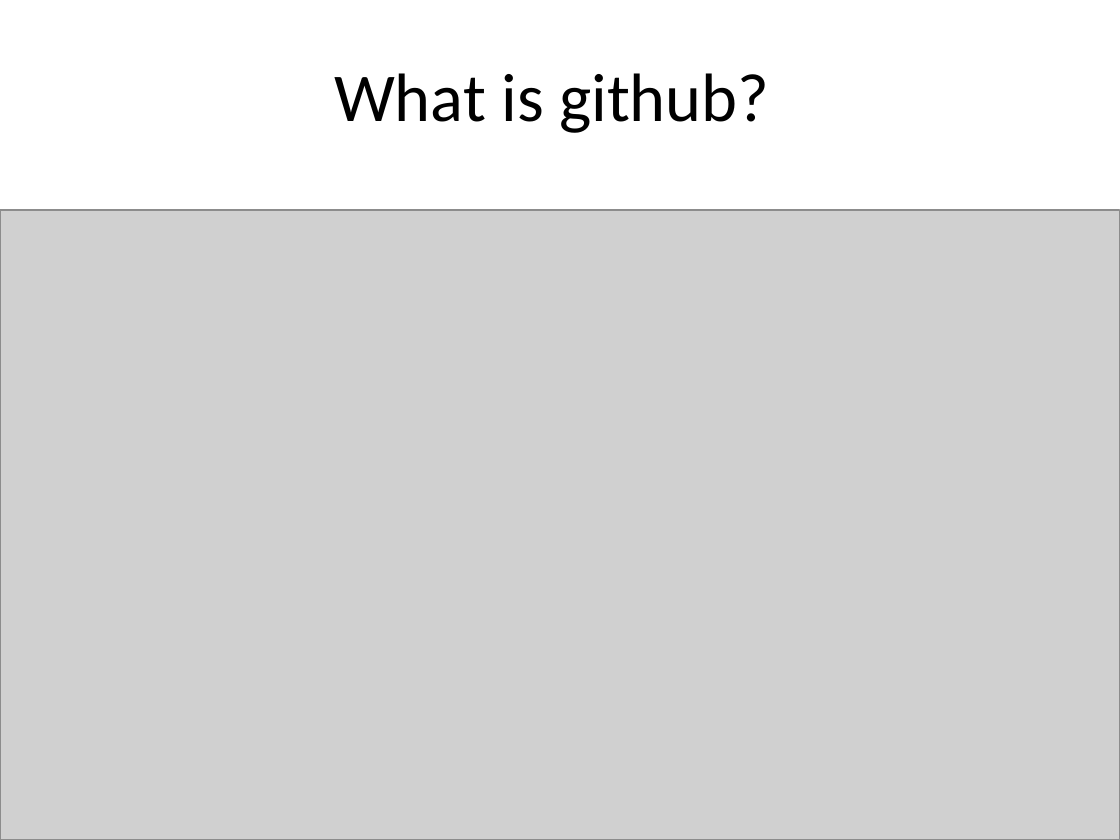
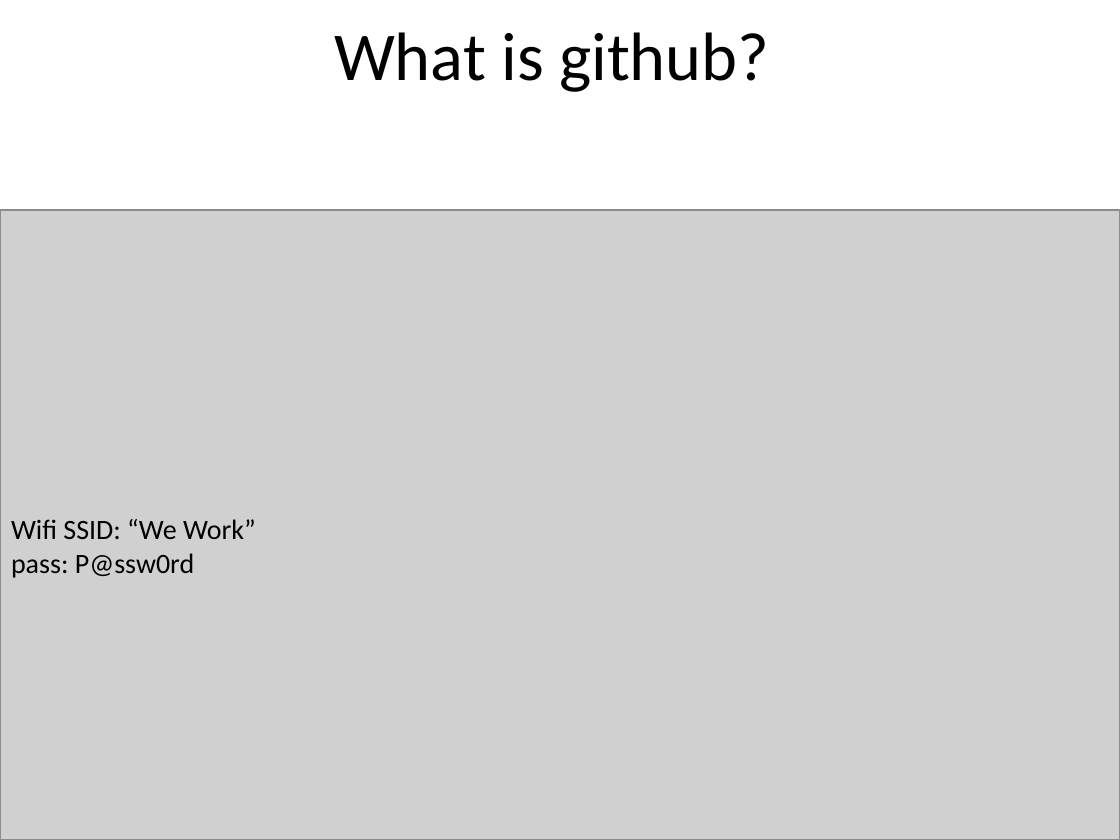
Before and after one commit to jtian1167/SLP-demo, a slide deck: slide 1 of SLP github.pptx. Drawn at 1120x840 pixels with LibreOffice and Linux fonts; fonts in the diff are those of the drawing; grey boxes stand for pictures. Boxes give left, top, right and bottom in pixels: in the first picture for what was removed or moved away, otherwise in the second. Text is boxed around its words. In the diff, an @@ line names an element or a change of style, - is before the commit and + after.

```diff
--- a/SLP github.pptx
+++ b/SLP github.pptx
@@ title "What is github?" moved from (x1=334, y1=73, x2=769, y2=133) to (x1=334, y1=32, x2=769, y2=92) @@
@@ text added at (x1=11, y1=519, x2=256, y2=578), 18 pt, text #000000 @@
+Wifi SSID: “We Work”
+pass: P@ssw0rd
```
Also in this commit, not shown: 6 other slides changed, 2 slides added, 1 slide removed.
